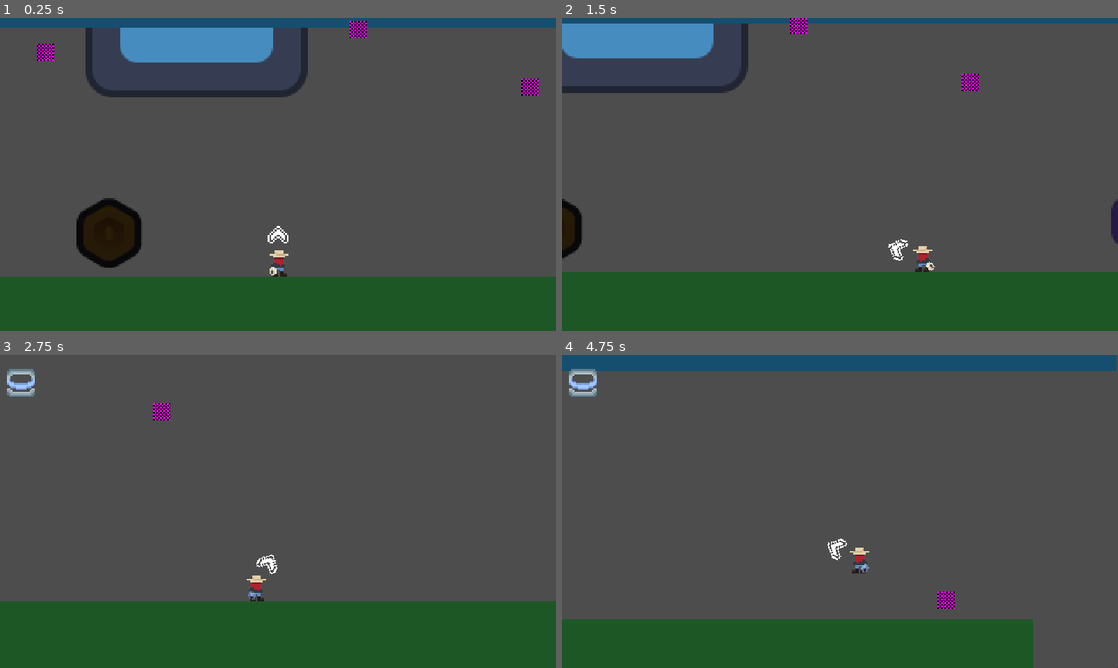
Above: before the commit, frames 1-4 (two rows, left to right).
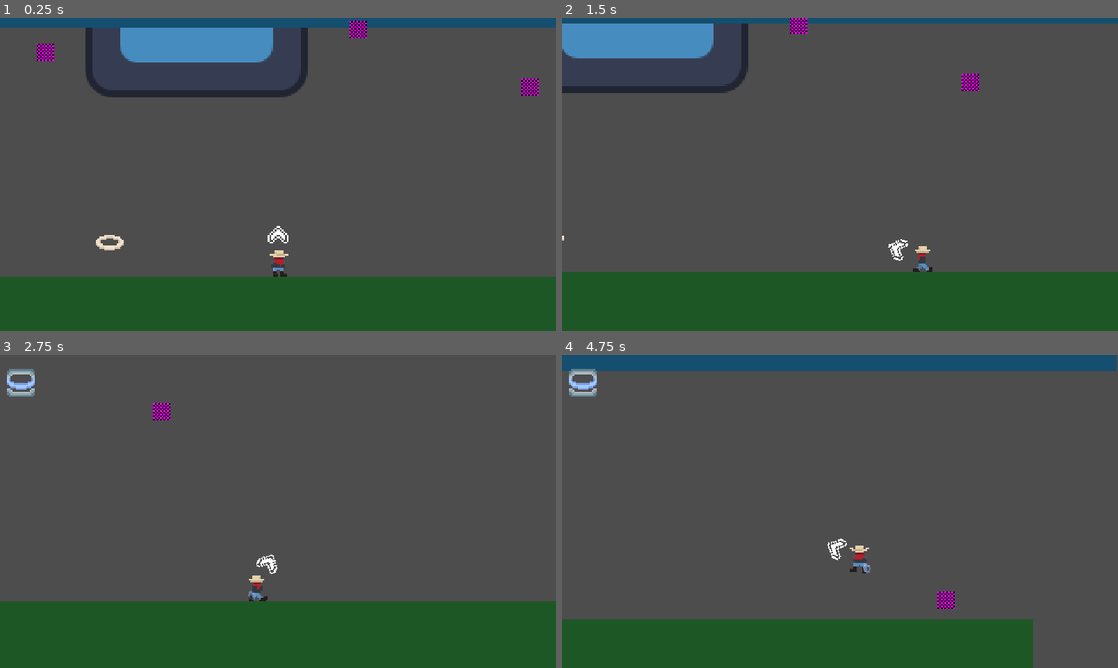
Above: after the commit, the same moments.

Repository: haywirehawk/gmtk2025
Game: Godot game, scene res://maps/test1/test_map_1.tscn
The game is run twice, just before and just after one commit, with the same random seed, the same clock (stepped at 60 frames per second) and the same inputs. The engine's default icon, where the game draws it, is replaced by a stand-in: a white triangle on a blue panel in a dark square.
Inputs (mouse positions are in pixels of both pictures, inside the frame that each line leads up to):
- Up to frame 1 (0.25 s): no input
- Up to frame 2 (1.5 s): move the mouse to (962, 158) at 0.52 s; press the mouse at (962, 158) at 0.53 s; hold D (move_right) from 0.53 s (still down); tap Space (jump) at 0.77 s; move the mouse to (728, 190) at 1.27 s; release the mouse at (728, 190) at 1.28 s; tap F (Interact) at 1.35 s
- Up to frame 3 (2.75 s): tap Space (jump) at 1.52 s; click (166, 527) at 1.55 s; move the mouse to (333, 442) at 2.02 s; release D (move_right) at 2.03 s; press the mouse at (333, 442) at 2.03 s; hold A (move_left) from 2.03 s (still down)
- Up to frame 4 (4.75 s): move the mouse to (812, 574) at 2.77 s; release A (move_left) at 2.78 s; release the mouse at (812, 574) at 2.78 s; hold D (move_right) 2.78-4.28 s; tap E (next_lasso) at 2.85 s; tap Space (jump) at 3.02, 3.77, 4.52 s; click (812, 574) at 3.05 s; move the mouse to (1006, 558) at 3.52 s; hold Q (previous_lasso) 3.53-4.28 s; click (1006, 558) at 3.8 s; move the mouse to (673, 464) at 4.27 s; hold A (move_left) from 4.28 s (still down); click (673, 464) at 4.35 s

The runs differ from the first frame. In frame 1, 2.1% of the frame differs, in the area x 13-50%, y 57-83%; in frame 2, 0.8%; in frame 3, 0.1%; in frame 4, 0.2%.

Commit message:
Player animations, starting tilesets on main map.

Diff:
--- a/game_objects/collectable/upgrades/fire_upgrade/fire_upgrade.tscn
+++ b/game_objects/collectable/upgrades/fire_upgrade/fire_upgrade.tscn
@@ -1,8 +1,19 @@
-[gd_scene load_steps=3 format=3 uid="uid://bt2iv73fklqb1"]
+[gd_scene load_steps=5 format=3 uid="uid://bt2iv73fklqb1"]
 
 [ext_resource type="PackedScene" uid="uid://dxn5li1hk61b5" path="res://game_objects/collectable/upgrades/upgrade_base.tscn" id="1_xp5st"]
 [ext_resource type="Resource" uid="uid://c2w7a28n6wgi6" path="res://resources/lassos/fire_lasso/fire_lasso.tres" id="2_kukxa"]
+[ext_resource type="Texture2D" uid="uid://buf0qq04r7frf" path="res://resources/lassos/fire_lasso/assets/fire_lasso.png" id="3_kukxa"]
+
+[sub_resource type="AtlasTexture" id="AtlasTexture_wvbje"]
+atlas = ExtResource("3_kukxa")
+region = Rect2(16, 16, 16, 16)
 
 [node name="FireUpgrade" instance=ExtResource("1_xp5st")]
 modulate = Color(1, 0.516667, 0, 1)
 lasso = ExtResource("2_kukxa")
+
+[node name="Sprite2D" parent="." index="0"]
+texture = SubResource("AtlasTexture_wvbje")
+
+[node name="PickupArea2D" parent="." index="1"]
+visible = false
--- a/game_objects/collectable/upgrades/ghost_upgrade/ghost_upgrade.tscn
+++ b/game_objects/collectable/upgrades/ghost_upgrade/ghost_upgrade.tscn
@@ -1,8 +1,15 @@
-[gd_scene load_steps=3 format=3 uid="uid://d3s7a6g1gmhdt"]
+[gd_scene load_steps=5 format=3 uid="uid://d3s7a6g1gmhdt"]
 
 [ext_resource type="PackedScene" uid="uid://dxn5li1hk61b5" path="res://game_objects/collectable/upgrades/upgrade_base.tscn" id="1_gubqt"]
 [ext_resource type="Resource" uid="uid://cl1e47e3dxj5" path="res://resources/lassos/ghost_lasso/ghost_lasso.tres" id="2_fcctv"]
+[ext_resource type="Texture2D" uid="uid://c5tcvk540y1fb" path="res://resources/lassos/ghost_lasso/assets/ghost_lasso.png" id="3_fcctv"]
+
+[sub_resource type="AtlasTexture" id="AtlasTexture_sd8qj"]
+atlas = ExtResource("3_fcctv")
+region = Rect2(16, 16, 16, 16)
 
 [node name="GhostUpgrade" instance=ExtResource("1_gubqt")]
-modulate = Color(0.721569, 0.490196, 1, 1)
 lasso = ExtResource("2_fcctv")
+
+[node name="Sprite2D" parent="." index="0"]
+texture = SubResource("AtlasTexture_sd8qj")
--- a/game_objects/collectable/upgrades/rubber_upgrade/rubber_upgrade.tscn
+++ b/game_objects/collectable/upgrades/rubber_upgrade/rubber_upgrade.tscn
@@ -1,8 +1,18 @@
-[gd_scene load_steps=3 format=3 uid="uid://d0nhuv8a8es4l"]
+[gd_scene load_steps=5 format=3 uid="uid://d0nhuv8a8es4l"]
 
 [ext_resource type="PackedScene" uid="uid://dxn5li1hk61b5" path="res://game_objects/collectable/upgrades/upgrade_base.tscn" id="1_w4qcc"]
 [ext_resource type="Resource" uid="uid://taf60tl0c3yx" path="res://resources/lassos/rubber_lasso/rubber_lasso.tres" id="2_g5ucu"]
+[ext_resource type="Texture2D" uid="uid://2p7aknlt4x51" path="res://resources/lassos/rubber_lasso/assets/rubber_lasso.png" id="3_d0q4o"]
+
+[sub_resource type="AtlasTexture" id="AtlasTexture_w72li"]
+atlas = ExtResource("3_d0q4o")
+region = Rect2(16, 16, 16, 16)
 
 [node name="RubberUpgrade" instance=ExtResource("1_w4qcc")]
-modulate = Color(1, 0.666667, 1, 1)
 lasso = ExtResource("2_g5ucu")
+
+[node name="Sprite2D" parent="." index="0"]
+texture = SubResource("AtlasTexture_w72li")
+
+[node name="PickupArea2D" parent="." index="1"]
+visible = false
--- a/game_objects/collectable/upgrades/upgrade_base.tscn
+++ b/game_objects/collectable/upgrades/upgrade_base.tscn
@@ -1,19 +1,22 @@
-[gd_scene load_steps=5 format=3 uid="uid://dxn5li1hk61b5"]
+[gd_scene load_steps=6 format=3 uid="uid://dxn5li1hk61b5"]
 
 [ext_resource type="Script" uid="uid://bl1kjlutp88nh" path="res://game_objects/collectable/upgrades/upgrade_base.gd" id="1_esjxl"]
 [ext_resource type="Resource" uid="uid://cpsmdwr31ljb8" path="res://resources/lassos/basic_lasso/basic_lasso.tres" id="2_wu7yd"]
-[ext_resource type="Texture2D" uid="uid://cgipkxjffayke" path="res://game_objects/collectable/coin_gold.png" id="3_kadav"]
+[ext_resource type="Texture2D" uid="uid://f1tv82gfhc6a" path="res://resources/lassos/basic_lasso/assets/base_lasso.png" id="3_wu7yd"]
+
+[sub_resource type="AtlasTexture" id="AtlasTexture_g27gi"]
+atlas = ExtResource("3_wu7yd")
+region = Rect2(16, 16, 16, 16)
 
 [sub_resource type="CircleShape2D" id="CircleShape2D_58sku"]
 
 [node name="Upgrade" type="Node2D"]
-modulate = Color(0.16, 0.16, 0.16, 1)
 script = ExtResource("1_esjxl")
 lasso = ExtResource("2_wu7yd")
 
 [node name="Sprite2D" type="Sprite2D" parent="."]
-position = Vector2(0, -16)
-texture = ExtResource("3_kadav")
+texture = SubResource("AtlasTexture_g27gi")
+offset = Vector2(0, -10)
 
 [node name="PickupArea2D" type="Area2D" parent="."]
 position = Vector2(0, -10)
--- a/game_objects/manager/game_manager/game_manager.gd
+++ b/game_objects/manager/game_manager/game_manager.gd
@@ -20,6 +20,13 @@
 	spawn_player()
 
 
+func _process(delta: float) -> void:
+	if player:
+		if player.check_out_of_bounds():
+			player.queue_free()
+			spawn_player()
+
+
 func spawn_player() -> void:
 	player = PLAYER_SCENE.instantiate()
 	player.global_position = spawn_location.global_position
--- /dev/null
+++ b/game_objects/manager/level_manager/level_manager.gd
@@ -0,0 +1,22 @@
+extends Node
+
+signal transition_halfway
+
+
+func load_level(scene: PackedScene) -> void:
+	get_tree().change_scene_to_packed(scene)
+
+
+func transition_to_scene(scene: PackedScene) -> void:
+	play_transition_in()
+	await transition_halfway
+	load_level(scene)
+	play_transition_out()
+
+
+func play_transition_in() -> void:
+	pass
+
+
+func play_transition_out() -> void:
+	pass
--- a/game_objects/player/character_beige_idle.svg
+++ /dev/null
@@ -1,33 +0,0 @@
-<svg width="128" height="128" xmlns="http://www.w3.org/2000/svg" xmlns:xlink="http://www.w3.org/1999/xlink">
-  <defs>
-    <linearGradient gradientUnits="userSpaceOnUse" x1="-819.2" x2="819.2" spreadMethod="pad" gradientTransform="matrix(0 -0.007232666015625 0.016998291015625 0 81.3 115)" id="gradient0">
-      <stop offset="0" stop-color="#E2C3AB"/>
-      <stop offset="1" stop-color="#C49978"/>
-    </linearGradient>
-    <linearGradient gradientUnits="userSpaceOnUse" x1="-819.2" x2="819.2" spreadMethod="pad" gradientTransform="matrix(-0.0074462890625 -0.0074462890625 0.008758544921875 -0.008758544921875 93.25 95.05)" id="gradient1">
-      <stop offset="0" stop-color="#E2C3AB"/>
-      <stop offset="1" stop-color="#C49978"/>
-    </linearGradient>
-    <linearGradient gradientUnits="userSpaceOnUse" x1="-819.2" x2="819.2" spreadMethod="pad" gradientTransform="matrix(0 0.04229736328125 -0.042236328125 0 64.15 69.6)" id="gradient2">
-      <stop offset="0" stop-color="#FFFFFF"/>
-      <stop offset="1" stop-color="#C4E7F3"/>
-    </linearGradient>
-  </defs>
-  <g>
-    <path stroke="none" fill="#353541" d="M36.9 42.35 Q48.2 31 64.15 31 80.15 31 91.55 42.35 102.8 53.6 102.8 69.55 102.8 80.25 97.85 88.85 100.3 90.95 102.45 93.65 105 96.85 104.55 100.9 104.1 105 100.95 107.6 L100.95 107.55 Q97.7 110.15 93.65 109.7 91.7 109.5 90.1 108.7 L90.1 109.2 90.1 117.5 Q90.1 121.6 87.2 124.55 84.25 127.45 80.15 127.45 76.05 127.45 73.15 124.55 70.55 121.95 70.3 118.5 L64.2 119.05 Q58.95 119.05 54.5 117.5 53.1 120.45 51.3 123.2 49 126.6 45 127.4 40.95 128.2 37.55 125.9 L37.5 125.9 Q34.1 123.6 33.35 119.6 32.55 115.55 34.8 112.15 L35.35 111.3 34.95 111.35 Q30.9 111.8 27.7 109.25 L27.7 109.2 Q24.5 106.6 24.05 102.6 L24.05 102.55 Q23.6 98.5 26.15 95.3 28.5 92.35 31.3 90.05 25.5 81 25.5 69.55 25.5 53.6 36.9 42.3 L36.9 42.35"/>
-    <path stroke="none" fill="url(#gradient0)" d="M86.1 117.5 Q86.1 119.95 84.35 121.7 82.6 123.45 80.15 123.45 77.7 123.45 75.95 121.7 74.2 119.95 74.25 117.5 L74.25 101.5 Q74.2 99.05 75.95 97.3 77.7 95.55 80.15 95.6 82.6 95.55 84.35 97.3 86.1 99.05 86.1 101.5 L86.1 117.5"/>
-    <path stroke="none" fill="#E2C3AB" d="M48 120.95 Q46.6 123 44.2 123.45 41.8 123.95 39.75 122.6 37.7 121.2 37.25 118.8 36.75 116.4 38.15 114.35 41.95 108.6 42.6 101.15 42.8 98.7 44.7 97.1 46.6 95.55 49.05 95.75 51.45 95.95 53.05 97.85 54.6 99.75 54.4 102.2 53.45 112.8 48 120.95"/>
-    <path stroke="none" fill="#E2C3AB" d="M38.55 105.2 Q36.95 107.1 34.55 107.4 32.1 107.65 30.2 106.1 28.3 104.55 28.05 102.15 27.75 99.7 29.3 97.8 35 90.65 43.6 87.55 L48.1 87.75 Q50.3 88.75 51.15 91.1 52 93.35 51 95.6 49.95 97.8 47.65 98.7 42.2 100.65 38.55 105.2"/>
-    <path stroke="none" fill="url(#gradient1)" d="M99.35 96.15 Q100.85 98.05 100.6 100.5 100.3 102.9 98.4 104.45 96.5 106 94.1 105.75 91.65 105.45 90.1 103.55 86.4 99 81 97.05 78.65 96.15 77.65 93.95 76.6 91.7 77.45 89.45 78.3 87.1 80.55 86.1 L85.05 85.9 Q93.6 89 99.35 96.15"/>
-    <path stroke="none" fill="#353541" d="M91.75 69.55 Q91.75 81.05 83.75 89.15 75.55 97.2 64.15 97.2 52.75 97.2 44.7 89.15 36.5 81.05 36.5 69.55 36.5 58.15 44.7 50.2 L44.7 50.15 Q52.75 42 64.15 42 75.55 42 83.75 50.15 91.75 58.15 91.75 69.55"/>
-    <path stroke="none" fill="#E2C3AB" d="M47.6 108.6 Q41.15 102.4 41.6 94.05 L86.75 94.05 Q87.3 102.4 80.8 108.6 74.15 115.05 64.2 115.05 54.3 115.05 47.6 108.6"/>
-    <path stroke="none" fill="#353541" fill-opacity="0.2" d="M82.5 98.4 Q82.5 101.85 77.2 104.25 72 106.75 64.5 106.75 57.05 106.75 51.8 104.25 46.5 101.85 46.5 98.4 L46.7 97.2 82.35 97.2 82.5 98.4"/>
-    <path stroke="none" fill="#E2C3AB" d="M43.4 95.75 L42 74.05 Q41.7 65.85 48 59.95 52.7 55.4 59.05 54.3 L63.6 53.85 Q72.85 53.85 79.25 59.95 85.45 65.85 85.25 74.05 L83.95 95.75 43.4 95.75"/>
-    <path stroke="none" fill="url(#gradient2)" d="M88.7 45.15 Q98.8 55.25 98.8 69.55 98.8 84 88.7 94.15 78.5 104.2 64.15 104.2 49.85 104.2 39.7 94.15 29.5 84 29.5 69.55 29.5 55.25 39.7 45.15 49.85 35 64.15 35 78.5 35 88.7 45.15 M91.75 69.55 Q91.75 58.15 83.75 50.15 75.55 42 64.15 42 52.75 42 44.7 50.15 L44.7 50.2 Q36.5 58.15 36.5 69.55 36.5 81.05 44.7 89.15 52.75 97.2 64.15 97.2 75.55 97.2 83.75 89.15 91.75 81.05 91.75 69.55"/>
-    <path stroke="none" fill="#353541" d="M58 73 L75.85 73 Q78.35 73 80.15 74.75 81.9 76.5 81.9 79 81.9 81.5 80.15 83.25 78.35 85 75.85 85 L58 85 Q55.5 85 53.75 83.25 52 81.5 52 79 52 76.5 53.75 74.75 55.5 73 58 73 M79 77 Q79 76.15 78.4 75.55 77.8 75 77 75 76.15 75 75.6 75.55 75 76.15 75 77 75 77.8 75.6 78.4 76.15 79 77 79 77.8 79 78.4 78.4 79 77.8 79 77"/>
-    <path stroke="none" fill="#5D5D67" d="M79 77 Q79 77.8 78.4 78.4 77.8 79 77 79 76.15 79 75.6 78.4 75 77.8 75 77 75 76.15 75.6 75.55 76.15 75 77 75 77.8 75 78.4 75.55 79 76.15 79 77"/>
-    <path stroke="none" fill="#916E53" d="M71.15 89.8 Q69.45 91.4 67.1 91.4 64.75 91.4 62.9 89.7 L62.9 89.65 62.4 89.1 Q62.05 88.65 62.1 88.15 62.15 87.65 62.6 87.35 63 86.95 63.5 87.05 L64.35 87.55 64.65 87.9 Q65.75 88.9 67.1 88.9 68.55 88.9 69.55 87.9 L69.65 87.8 69.8 87.65 Q70.05 87.15 70.55 87.1 L71.45 87.2 72.1 87.95 71.9 88.95 71.15 89.8"/>
-    <path stroke="none" fill="#E7CFBB" d="M56.75 67 Q56.75 68.65 55.55 69.8 54.4 71 52.75 71 51.1 71 49.9 69.8 48.75 68.65 48.75 67 48.75 65.35 49.9 64.15 51.1 63 52.75 63 54.4 63 55.55 64.15 56.75 65.35 56.75 67"/>
-    <path stroke="none" fill="#FFFFFF" fill-opacity="0.2" d="M84 60.25 Q84 65.2 80.4 68.65 76.95 72.25 72 72.25 67.05 72.25 63.45 68.65 60 65.2 60 60.25 60 55.3 63.45 51.7 67.05 48.25 72 48.25 76.95 48.25 80.4 51.7 84 55.3 84 60.25"/>
-  </g>
-</svg>
--- a/game_objects/player/player.gd
+++ b/game_objects/player/player.gd
@@ -23,6 +23,7 @@
 var joystick_mode: bool
 
 @onready var visuals: Node2D = $Visuals
+@onready var player_sprite: AnimatedSprite2D = %PlayerSprite
 @onready var aim_root: Node2D = %AimRoot
 @onready var direction_arrow: Sprite2D = %DirectionArrow
 @onready var lasso_controller: LassoController = %LassoController
@@ -37,9 +38,8 @@
 func _process(_delta: float) -> void:
 	update_aim_position()
 	move_and_slide()
-	animate_lasso_slack()
-	if check_out_of_bounds():
-		get_tree().reload_current_scene()
+	flip()
+	handle_animations()
 
 
 func _physics_process(delta: float) -> void:
@@ -61,7 +61,7 @@
 
 
 func check_out_of_bounds() -> bool:
-	if global_position.y > 5_000: return true
+	if global_position.y > 3_000: return true
 	else: return false
 
 
@@ -83,7 +83,6 @@
 
 
 func update_aim_position() -> void:
-	visuals.scale = Vector2.ONE if aim_vector.x >= 0 else Vector2(-1, 1)
 	if is_zero_approx(aim_vector.length_squared()):
 		direction_arrow.hide()
 	else:
@@ -114,9 +113,25 @@
 		is_jumping = false
 
 
+func handle_animations() -> void:
+	if is_on_floor():
+		if not is_zero_approx(move_direction_x):
+			player_sprite.play("walking")
+		else:
+			player_sprite.play("idle")
+	else:
+		player_sprite.play("airborne")
+	animate_lasso_slack()
+
+
+func flip() -> void:
+	visuals.scale = Vector2.ONE if aim_vector.x >= 0 else Vector2(-1, 1)
+
+
 func animate_lasso_slack() -> void:
+	var sign = visuals.scale.x
 	var percent := velocity.x / MAX_MOVE_SPEED
-	equip_root.rotation_degrees = 60.0 * percent
+	equip_root.rotation_degrees = 60.0 * percent * sign
 
 
 ## Wrapper for accessing the LassoController's change_lasso function with only a player reference.
--- a/game_objects/player/player.tscn
+++ b/game_objects/player/player.tscn
@@ -16,7 +16,8 @@
 [ext_resource type="PackedScene" uid="uid://b53rlrm08se48" path="res://game_objects/components/hurtbox/hurtbox_component.tscn" id="10_d4pf5"]
 [ext_resource type="Texture2D" uid="uid://dqitiwxht8r11" path="res://game_objects/player/Cowboy.png" id="10_kc3ei"]
 [ext_resource type="Shader" uid="uid://bxa23hv7qmfki" path="res://resources/shaders/flash.gdshader" id="14_o7l5b"]
-[ext_resource type="Texture2D" uid="uid://cpiqxw4rf3ggd" path="res://resources/lassos/basic_lasso/assets/base_lasso_slack.png" id="17_d4pf5"]
+[ext_resource type="Texture2D" uid="uid://cilpukysdlu7f" path="res://game_objects/player/Falling.png" id="16_qh24s"]
+[ext_resource type="Texture2D" uid="uid://drchecylmilrg" path="res://game_objects/player/Cowboy walk.png" id="18_nl4u6"]
 
 [sub_resource type="Animation" id="Animation_kke0l"]
 length = 0.001
@@ -153,8 +154,9 @@
 &"ready_lasso": SubResource("Animation_wktog")
 }
 
-[sub_resource type="RectangleShape2D" id="RectangleShape2D_qh24s"]
-size = Vector2(6, 12)
+[sub_resource type="CapsuleShape2D" id="CapsuleShape2D_qh24s"]
+radius = 3.0
+height = 12.0
 
 [sub_resource type="RectangleShape2D" id="RectangleShape2D_nl4u6"]
 size = Vector2(8, 14)
@@ -178,22 +180,68 @@
 shader_parameter/flash_color = Color(1, 1, 1, 1)
 shader_parameter/flash_intensity = 0.0
 
+[sub_resource type="AtlasTexture" id="AtlasTexture_p4l60"]
+atlas = ExtResource("16_qh24s")
+region = Rect2(0, 0, 16, 16)
+
 [sub_resource type="AtlasTexture" id="AtlasTexture_o7l5b"]
 atlas = ExtResource("10_kc3ei")
 region = Rect2(0, 0, 16, 16)
 
+[sub_resource type="AtlasTexture" id="AtlasTexture_on823"]
+atlas = ExtResource("18_nl4u6")
+region = Rect2(0, 0, 16, 16)
+
+[sub_resource type="AtlasTexture" id="AtlasTexture_d5r2k"]
+atlas = ExtResource("18_nl4u6")
+region = Rect2(0, 16, 16, 16)
+
+[sub_resource type="AtlasTexture" id="AtlasTexture_ip10g"]
+atlas = ExtResource("18_nl4u6")
+region = Rect2(0, 32, 16, 16)
+
+[sub_resource type="AtlasTexture" id="AtlasTexture_h4nmx"]
+atlas = ExtResource("18_nl4u6")
+region = Rect2(0, 48, 16, 16)
+
 [sub_resource type="SpriteFrames" id="SpriteFrames_cuamp"]
 animations = [{
 "frames": [{
 "duration": 1.0,
+"texture": SubResource("AtlasTexture_p4l60")
+}],
+"loop": true,
+"name": &"airborne",
+"speed": 5.0
+}, {
+"frames": [{
+"duration": 1.0,
 "texture": SubResource("AtlasTexture_o7l5b")
 }],
 "loop": true,
-"name": &"default",
+"name": &"idle",
+"speed": 5.0
+}, {
+"frames": [{
+"duration": 1.0,
+"texture": SubResource("AtlasTexture_on823")
+}, {
+"duration": 1.0,
+"texture": SubResource("AtlasTexture_d5r2k")
+}, {
+"duration": 1.0,
+"texture": SubResource("AtlasTexture_ip10g")
+}, {
+"duration": 1.0,
+"texture": SubResource("AtlasTexture_h4nmx")
+}],
+"loop": true,
+"name": &"walking",
 "speed": 5.0
 }]
 
 [node name="Player" type="CharacterBody2D"]
+floor_max_angle = 0.872665
 platform_floor_layers = 4294967263
 script = ExtResource("1_jcgnw")
 
@@ -246,9 +294,8 @@
 script = ExtResource("8_d4pf5")
 
 [node name="PlayerCollision" type="CollisionShape2D" parent="."]
-visible = false
 position = Vector2(0, -6)
-shape = SubResource("RectangleShape2D_qh24s")
+shape = SubResource("CapsuleShape2D_qh24s")
 
 [node name="HurtboxComponent" parent="." node_paths=PackedStringArray("health_component") instance=ExtResource("10_d4pf5")]
 visible = false
@@ -322,8 +369,11 @@
 offset = Vector2(0, -8)
 
 [node name="PlayerSprite" type="AnimatedSprite2D" parent="Visuals"]
+unique_name_in_owner = true
 position = Vector2(0, -8)
 sprite_frames = SubResource("SpriteFrames_cuamp")
+animation = &"airborne"
+autoplay = "idle"
 
 [node name="EquipRoot" type="Node2D" parent="Visuals"]
 unique_name_in_owner = true
@@ -331,5 +381,4 @@
 
 [node name="LassoSlack" type="Sprite2D" parent="Visuals/EquipRoot"]
 unique_name_in_owner = true
-texture = ExtResource("17_d4pf5")
 offset = Vector2(0, 2)
--- a/maps/test1/test_map_1.tscn
+++ b/maps/test1/test_map_1.tscn
@@ -31,8 +31,7 @@
 
 [node name="UpgradeManager" parent="." instance=ExtResource("1_fyp3o")]
 
-[node name="GameCamera" parent="." node_paths=PackedStringArray("target") instance=ExtResource("3_i4lod")]
-target = NodePath("")
+[node name="GameCamera" parent="." instance=ExtResource("3_i4lod")]
 
 [node name="Sprite2D" type="Sprite2D" parent="."]
 position = Vector2(240, 85)
Binary file added: assets/items/Items-01.png
Not shown, added: assets/items/Items-01.png.import
Binary file added: assets/items/Items-02.png
Not shown, added: assets/items/Items-02.png.import
Binary file added: assets/items/Items-03.png
Not shown, added: assets/items/Items-03.png.import
Binary file added: assets/items/Items-04.png
Not shown, added: assets/items/Items-04.png.import
Binary file added: assets/items/Items-05.png
Not shown, added: assets/items/Items-05.png.import
Binary file added: assets/items/Items-06.png
Not shown, added: assets/items/Items-06.png.import
(and 21 more such lines)
